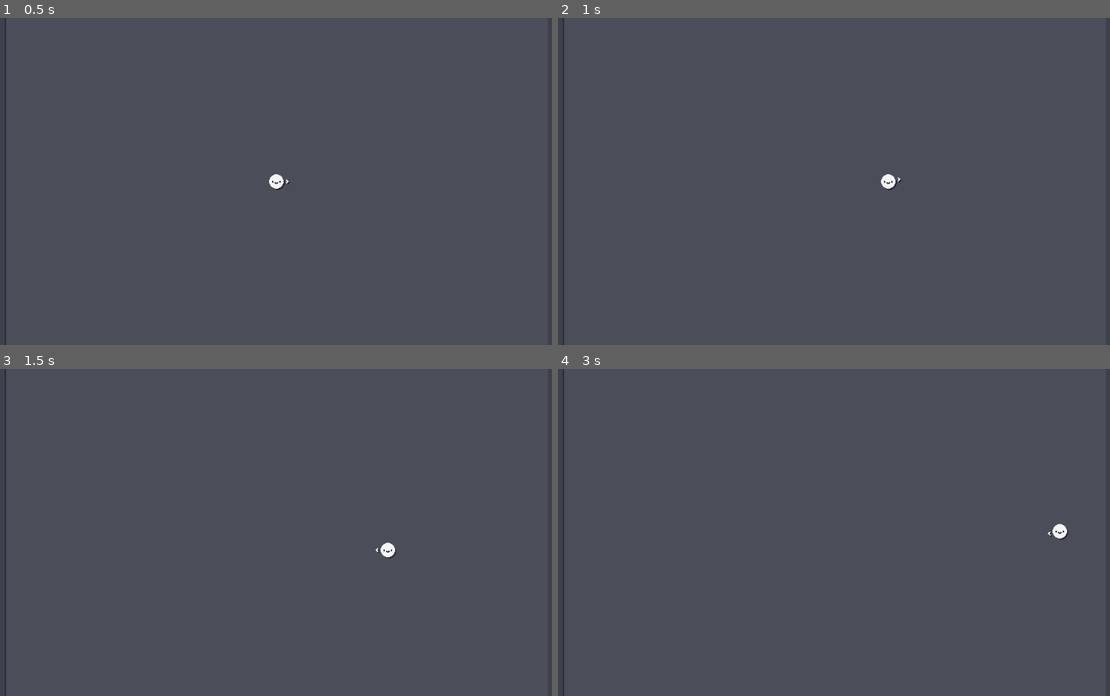
Above: before the commit, frames 1-4 (two rows, left to right).
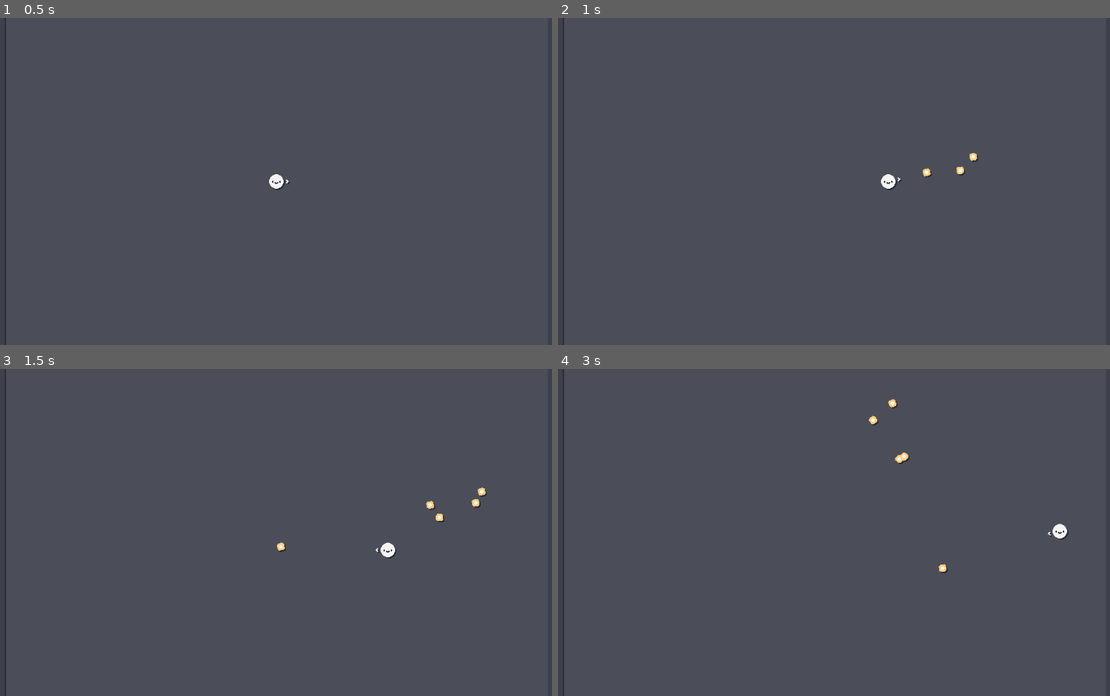
Above: after the commit, the same moments.

Repository: TheLetterIsH/Lucky-Loadout
Game: Godot game, scene res://scenes/game/game.tscn
Two runs of this game, one before a commit and one after it. Both use one fixed random seed, a clock stepped at 60 frames per second and the inputs below.
Inputs (mouse positions are in pixels of both pictures, inside the frame that each line leads up to):
- Up to frame 1 (0.5 s): no input
- Up to frame 2 (1 s): tap Enter at 0.5 s; move the mouse to (960, 165) at 0.52 s; press the mouse at (960, 165) at 0.53 s; hold D (move_right) from 0.53 s (still down)
- Up to frame 3 (1.5 s): move the mouse to (160, 548) at 1.27 s; release D (move_right) at 1.28 s; release the mouse at (160, 548) at 1.28 s; hold S (move_down) from 1.28 s (still down); click (160, 548) at 1.35 s
- Up to frame 4 (3 s): move the mouse to (894, 460) at 2.02 s; release S (move_down) at 2.03 s; press the mouse at (894, 460) at 2.03 s; hold D (move_right) 2.03-2.78 s; move the mouse to (806, 597) at 2.77 s; release the mouse at (806, 597) at 2.78 s; hold W (move_up) from 2.78 s (still down); click (806, 597) at 2.85 s

Frame 1 is identical in both runs. In frame 2, 0.1% of the frame differs, in the area x 66-77%, y 41-49%; in frame 3, 0.2%, in the area x 50-89%, y 36-56%; in frame 4, 0.2%.

Commit message:
🤌 Basic projectile weapon system implemented

Diff:
--- a/project.godot
+++ b/project.godot
@@ -25,8 +25,10 @@
 
 window/size/viewport_width=960
 window/size/viewport_height=540
-window/size/window_width_override=1280
-window/size/window_height_override=720
+window/size/mode=3
+window/size/borderless=true
+window/size/window_width_override=1920
+window/size/window_height_override=1080
 window/stretch/mode="viewport"
 mouse_cursor/custom_image="res://extras/cursor.png"
 mouse_cursor/custom_image_hotspot=Vector2(64, 64)
--- a/resources/projectile resources/projectile_resource.gd
+++ /dev/null
@@ -1,7 +0,0 @@
-extends Resource
-class_name ProjectileResource
-
-@export var origin_position: Vector2
-@export var movement_direction: Vector2
-@export var range: float
-@export var speed: float
--- a/resources/weapon resources/weapon_resource.gd
+++ b/resources/weapon resources/weapon_resource.gd
@@ -14,7 +14,7 @@
 @export var projectile_rate: float
 @export_range(0, 6) var projectile_accuracy_variation: float
 @export var projectile_range: float
-@export var projectile_range_variation: float
+@export_range(0, 2) var projectile_range_variation: float
 @export var projectile_speed: float
 @export var projectile_min_damage: float
 @export var projectile_max_damage: float
--- a/resources/weapons/weapon_none.tres
+++ b/resources/weapons/weapon_none.tres
@@ -1,5 +1,6 @@
-[gd_resource type="Resource" script_class="WeaponResource" load_steps=2 format=3 uid="uid://dvqgjw1h34apt"]
+[gd_resource type="Resource" script_class="WeaponResource" load_steps=3 format=3 uid="uid://dvqgjw1h34apt"]
 
+[ext_resource type="PackedScene" uid="uid://38iw8viprb6s" path="res://scenes/game objects/projectiles/projectile basic melee/projectile_basic_melee.tscn" id="1_elgir"]
 [ext_resource type="Script" path="res://resources/weapon resources/weapon_resource.gd" id="1_y4xxj"]
 
 [resource]
@@ -10,11 +11,12 @@
 type = ""
 description = "No weapon. Just these hands."
 cost = 0
-projectile_rate = 2.0
+projectile_scene = ExtResource("1_elgir")
+projectile_rate = 6.0
 projectile_accuracy_variation = 5.0
-projectile_range = 256.0
-projectile_range_variation = 3.0
-projectile_speed = 0.0
+projectile_range = 8.0
+projectile_range_variation = 1.0
+projectile_speed = 5.0
 projectile_min_damage = 0.0
 projectile_max_damage = 0.0
 projectile_mode = ""
--- a/scenes/autoloads/game_events.gd
+++ b/scenes/autoloads/game_events.gd
@@ -1,11 +1,11 @@
 extends Node
 
-signal primary_action_pressed
+signal primary_action_used
 signal weapon_switched
 
 
-func fire_primary_action_pressed():
-	primary_action_pressed.emit()
+func fire_primary_action_used():
+	primary_action_used.emit()
 
 
 func fire_weapon_switched():
--- a/scenes/autoloads/game_manager.gd
+++ b/scenes/autoloads/game_manager.gd
@@ -11,3 +11,8 @@
 func get_player():
 	print_rich("getting [color=green]player[/color] from scene: [color=orange]" + get_tree().current_scene.to_string() + "[/color]")
 	return get_tree().get_first_node_in_group("player")
+
+
+func get_entity_container():
+	print_rich("getting [color=green]entity container[/color] from scene: [color=orange]" + get_tree().current_scene.to_string() + "[/color]")
+	return get_tree().get_first_node_in_group("entity_container")
--- a/scenes/game objects/projectiles/projectile basic melee/projectile_basic_melee.gd
+++ b/scenes/game objects/projectiles/projectile basic melee/projectile_basic_melee.gd
@@ -1,3 +1,15 @@
-extends Node2D
+extends ProjectileBase
 
-@export var projectile_resource: ProjectileResource
+
+func _ready():
+	super._ready()
+
+	self.rotate(movement_direction.angle())
+
+
+func _physics_process(delta):
+	super._physics_process(delta)
+
+	global_position = global_position.lerp(destination_position, speed * delta)
+	if (global_position.distance_squared_to(destination_position) <= 1):
+		queue_free()
--- a/scenes/game objects/projectiles/projectile basic melee/projectile_basic_melee.tscn
+++ b/scenes/game objects/projectiles/projectile basic melee/projectile_basic_melee.tscn
@@ -1,19 +1,10 @@
-[gd_scene load_steps=5 format=3 uid="uid://blihsyx0bn8op"]
+[gd_scene load_steps=3 format=3 uid="uid://38iw8viprb6s"]
 
-[ext_resource type="Texture2D" uid="uid://bl4qnk38wh4xa" path="res://scenes/game objects/projectiles/projectile basic melee/projectile_basic_melee.png" id="1_4pyc7"]
 [ext_resource type="Script" path="res://scenes/game objects/projectiles/projectile basic melee/projectile_basic_melee.gd" id="1_ek7g5"]
-[ext_resource type="Script" path="res://resources/projectile resources/projectile_resource.gd" id="2_orpku"]
-
-[sub_resource type="Resource" id="Resource_tm332"]
-script = ExtResource("2_orpku")
-origin_position = Vector2(0, 0)
-movement_direction = Vector2(0, 0)
-range = 0.0
-speed = 0.0
+[ext_resource type="Texture2D" uid="uid://bc24do40mrp74" path="res://scenes/game objects/projectiles/projectile basic melee/projectile_test.png" id="2_umov1"]
 
 [node name="ProjectileBasicMelee" type="Node2D"]
 script = ExtResource("1_ek7g5")
-projectile_resource = SubResource("Resource_tm332")
 
 [node name="Sprite2D" type="Sprite2D" parent="."]
-texture = ExtResource("1_4pyc7")
+texture = ExtResource("2_umov1")
--- /dev/null
+++ b/scenes/game objects/projectiles/projectile_base.gd
@@ -0,0 +1,14 @@
+extends Node2D
+class_name ProjectileBase
+
+@export var destination_position: Vector2
+@export var movement_direction: Vector2
+@export var speed: float
+
+
+func _ready():
+	print_rich("[color=lightgreen]instantiated projectile![/color]")
+
+
+func _physics_process(delta):
+	pass
--- /dev/null
+++ b/scenes/game objects/projectiles/projectile_base.tscn
@@ -0,0 +1,6 @@
+[gd_scene load_steps=2 format=3 uid="uid://bityrr0c6aocb"]
+
+[ext_resource type="Script" path="res://scenes/game objects/projectiles/projectile_base.gd" id="1_scq85"]
+
+[node name="ProjectileBase" type="Node2D"]
+script = ExtResource("1_scq85")
--- a/scenes/game objects/weapons/weapon.gd
+++ b/scenes/game objects/weapons/weapon.gd
@@ -10,7 +10,7 @@
 @export var current_weapon: WeaponResource
 @export var can_use_primary_action: bool
 
-var last_time_recorded: int
+var entity_container: Node2D
 
 @onready var timer = $Timer
 
@@ -18,8 +18,12 @@
 func _ready():
 	print("ready")
 	# Connecting signals
-	GameEvents.primary_action_pressed.connect(on_primary_action_pressed)
+	GameEvents.primary_action_used.connect(on_primary_action_used)
 	timer.timeout.connect(on_timer_timeout)
+
+	# Get variables
+	entity_container = GameManager.get_entity_container()
+
 	# Debug -----------
 	current_weapon = preload("res://resources/weapons/weapon_none.tres")
 	# -----------------
@@ -29,36 +33,44 @@
 
 func _process(delta):
 	if Input.is_action_pressed("primary_action"):
-		GameEvents.fire_primary_action_pressed()
+		# FOR PROJECTILE
+		# Check if can shoot and then shoot
+		if can_use_primary_action:
+			GameEvents.fire_primary_action_used()
+			can_use_primary_action = false
+			timer.start()
+		# END
 
 
-func on_primary_action_pressed():
+func on_primary_action_used():
 	# FOR PROJECTILE
-	# Check if can shoot and then shoot
-	if can_use_primary_action:
-		can_use_primary_action = false
-		timer.start()
 
-		# Calculate the shoot direction
-		var mouse_current_position: Vector2 = get_global_mouse_position()
-		var weapon_current_position: Vector2 = self.global_position
-		var shoot_direction: Vector2 = weapon_current_position.direction_to(mouse_current_position)
+	# Calculate the shoot direction
+	var mouse_current_position: Vector2 = get_global_mouse_position()
+	var weapon_current_position: Vector2 = self.global_position
+	var shoot_direction: Vector2 = weapon_current_position.direction_to(mouse_current_position)
 
-		# Apply accuracy variation
-		var accuracy_variation_radians = deg_to_rad(current_weapon.projectile_accuracy_variation)
-		var random_accuracy_variation = randf_range(-accuracy_variation_radians, accuracy_variation_radians)
-		shoot_direction = shoot_direction.rotated(random_accuracy_variation)
+	# Apply accuracy variation
+	var accuracy_variation_radians = deg_to_rad(current_weapon.projectile_accuracy_variation)
+	var random_accuracy_variation = randf_range(-accuracy_variation_radians, accuracy_variation_radians)
+	shoot_direction = shoot_direction.rotated(random_accuracy_variation)
 
-		# Calculate the range of the projectile
-		var projectile_range = current_weapon.projectile_range + randf_range(-current_weapon.projectile_range_variation, current_weapon.projectile_range_variation)
+	# Calculate the range of the projectile
+	var projectile_range = current_weapon.projectile_range + randf_range(-current_weapon.projectile_range_variation, current_weapon.projectile_range_variation)
+	projectile_range *= 32
 
-		# Spawn a projectile with it's: origin position, direction, and a range
-		spawn_projectile(weapon_current_position, shoot_direction, projectile_range, current_weapon.projectile_speed)
+	# Calculate the destination of the projectile based on the range
+	var projectile_destination = weapon_current_position + shoot_direction * projectile_range
+
+	# Spawn a projectile with initial position, destination position, direction, range and speed
+	var projectile_instance: ProjectileBase = current_weapon.projectile_scene.instantiate() as ProjectileBase
+	projectile_instance.position = weapon_current_position
+	projectile_instance.destination_position = projectile_destination
+	projectile_instance.movement_direction = shoot_direction
+	projectile_instance.speed = current_weapon.projectile_speed
+	entity_container.add_child(projectile_instance)
+
 	# END
-
-
-func spawn_projectile(position: Vector2, direction: Vector2, range: float, speed: float):
-	pass
 
 
 func on_timer_timeout():
--- a/scenes/game objects/weapons/weapon.tscn
+++ b/scenes/game objects/weapons/weapon.tscn
@@ -4,6 +4,7 @@
 
 [node name="Weapon" type="Node2D"]
 script = ExtResource("1_2hmxn")
+can_use_primary_action = true
 
 [node name="Timer" type="Timer" parent="."]
 autostart = true
--- a/scenes/game/game.tscn
+++ b/scenes/game/game.tscn
@@ -17,6 +17,10 @@
 format = 2
 layer_0/tile_data = PackedInt32Array(65537, 0, 0, 131073, 0, 0, 196609, 0, 0, 262145, 0, 0, 327681, 0, 0, 393217, 0, 0, …(12777 unchanged characters)…
 
+[node name="EntityContainer" type="Node2D" parent="." groups=["entity_container"]]
+
+[node name="EnemyContainer" type="Node2D" parent="." groups=["enemy_container"]]
+
 [node name="Player" parent="." instance=ExtResource("2_6fhcm")]
 position = Vector2(480, 480)
 
Binary file added: scenes/game objects/projectiles/projectile basic melee/projectile_test.png
Not shown, added: scenes/game objects/projectiles/projectile basic melee/projectile_test.png.import
